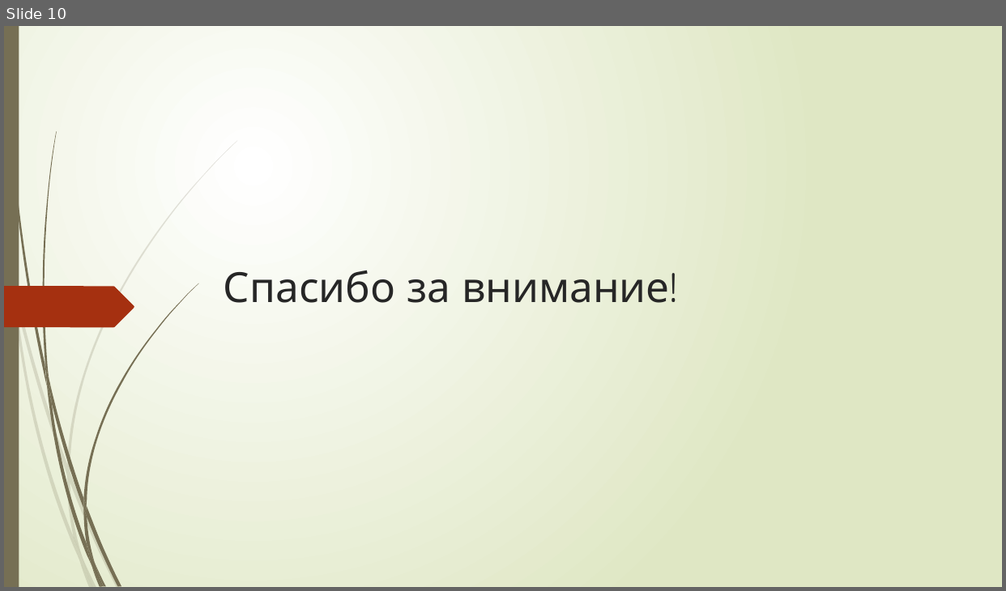
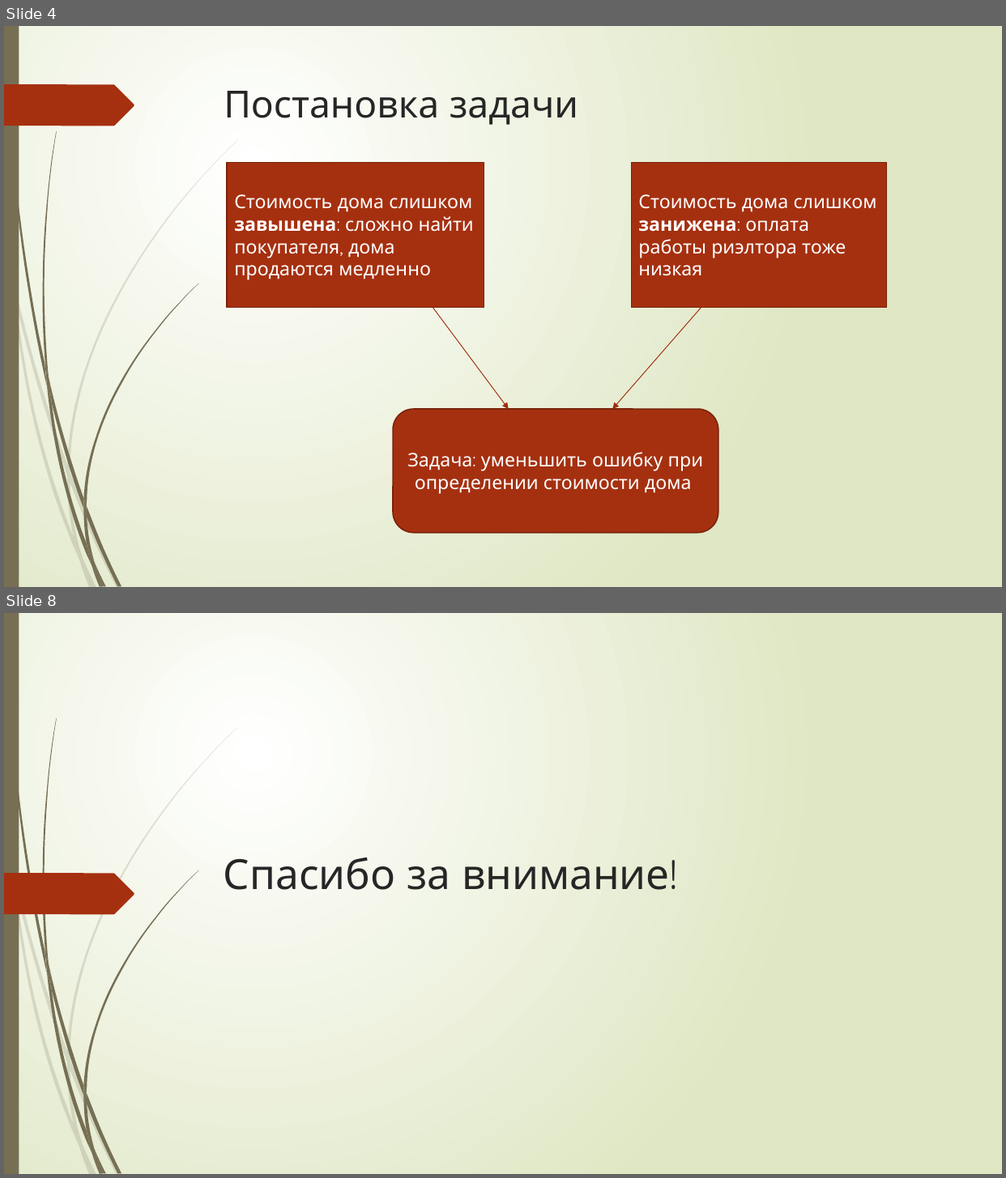
Before and after one commit to tashikk/SF_final_work, a slide deck: Прогнозирование стоимости дома.pptx. Shown one above the other, each under a label of ours: slide 10 before the commit, slides 4 and 8 after it; the slides between them are not shown. The pictures are 1006x591 and 1006x1178 pixels, drawn with LibreOffice and Linux fonts; fonts in the diff are those of the drawing. Boxes give left, top, right and bottom in pixels: in the first picture for what was removed or moved away, otherwise in the second. Text is boxed around its words. In the diff, an @@ line names an element or a change of style, - is before the commit and + after.

```diff
--- a/Прогнозирование стоимости дома.pptx
+++ b/Прогнозирование стоимости дома.pptx
@@ slide 4 added at (4, 26, 1002, 587), background gradient #FFFFFF to #DFE8C4; not listed: 23 template elements that a slide beside it also shows @@
@@ freeform shape added at (4, 84, 134, 126), fill #A53010 @@
@@ title added at (224, 91, 578, 125), 36 pt, text #262626 @@
+Постановка задачи
@@ rectangle added at (227, 163, 484, 308), fill #A53010, outline #7A240C 1.25 pt, 18 pt, text #FFFFFF @@
+Стоимость дома слишком завышена: сложно найти покупателя, дома продаются медленно
@@ rectangle added at (632, 163, 887, 308), fill #A53010, outline #7A240C 1.25 pt, 18 pt, text #FFFFFF @@
+Стоимость дома слишком занижена: оплата работы риэлтора тоже низкая
@@ arrow added from (433, 308) to (509, 409), #9E2E0F 0.75 pt @@
@@ arrow added from (701, 308) to (612, 409), #9E2E0F 0.75 pt @@
@@ rounded rectangle added at (394, 409, 719, 533), fill #A53010, outline #7A240C 1.25 pt, 18 pt, text #FFFFFF @@
+Задача: уменьшить ошибку при определении стоимости дома
@@ what was slide 10 is now slide 8 @@
```
Also in this commit, not shown: 2 slides changed, 4 other slides added, 7 slides removed.
